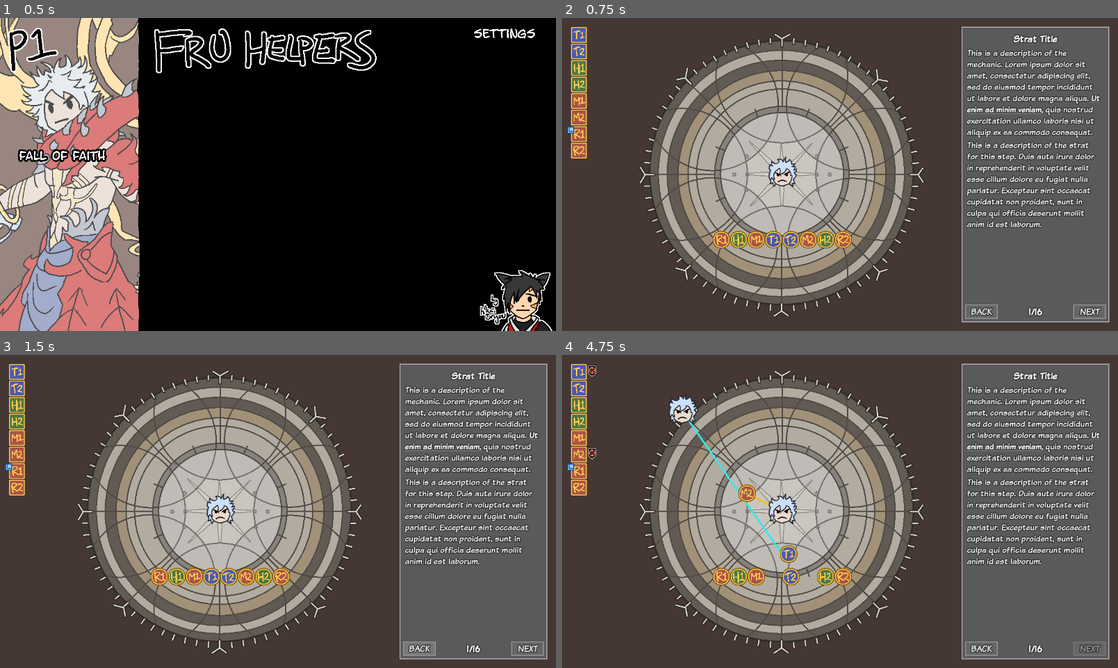
Above: before the commit, frames 1-4 (two rows, left to right).
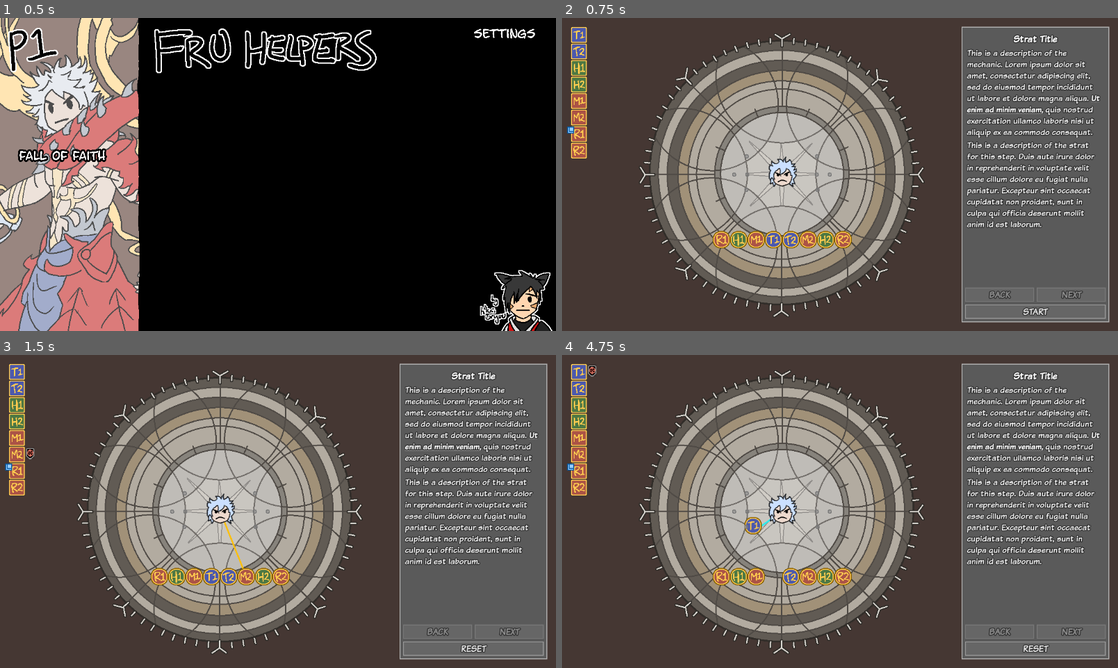
Above: after the commit, the same moments.

Repository: blastron/fru-helpers
Game: Godot game, scene res://main.tscn
Same seed, same stepped clock (60 frames per second), same inputs: the game is played once before the commit and once after it.
Inputs (mouse positions are in pixels of both pictures, inside the frame that each line leads up to):
- Up to frame 1 (0.5 s): no input
- Up to frame 2 (0.75 s): click "fall of faith" at 0.5 s
- Up to frame 3 (1.5 s): click (417, 649) at 1.25 s, where only the run before the commit has a clickable "BACK"
- Up to frame 4 (4.75 s): click (1034, 649) at 2 s, where only the run after the commit has a clickable "RESET"; click (1034, 649) at 2.75 s, where only the run after the commit has a clickable "START"; click (1090, 649) at 3.5 s, where only the run before the commit has a clickable "NEXT"; click (1034, 649) at 4.25 s, where only the run after the commit has a clickable "START"

Frame 1 is identical in both runs. In frame 2, 0.6% of the frame differs, in the area x 72-98%, y 86-97%; in frame 3, 0.7%; in frame 4, 1.7%, in the area x 4-98%, y 12-97%.
Error in both runs: Invalid access to property or key 'occupants' on a base object of type 'Control (Locator)'. (res://core/tokens/token.gd:121)

Commit message:
Start and reset buttons

Diff:
--- a/core/strat.gd
+++ b/core/strat.gd
@@ -2,12 +2,14 @@
 
 
 # UI elements
-@export var description_pane: DescriptionPane
+@export var _description_panel: DescriptionPanel
+
 
 # Layers
 @export var indicator_layer: Node2D
 @export var token_layer: Node2D
 @export var player_layer: Node2D
+
 
 # Subscene types
 @export var __player_token_type: PackedScene
@@ -66,12 +68,23 @@
 
 func _ready() -> void:
 	# Bind to signals from the description pane.
-	description_pane.next_button.pressed.connect(self._nav_next)
-	description_pane.prev_button.pressed.connect(self._nav_prev)
+	if _description_panel:
+		_description_panel.next_pressed.connect(self._nav_next)
+		_description_panel.prev_pressed.connect(self._nav_prev)
+		_description_panel.start_pressed.connect(self._nav_start)
+		_description_panel.reset_pressed.connect(self._nav_reset)
+
+		_description_panel.next_enabled = false
+		_description_panel.prev_enabled = false
+		_description_panel.start_enabled = false
 
 	# Bind to the on-click signals for all locators.
 	for locator: Locator in find_children("", "Locator"):
 		locator.on_clicked.connect(self.__locator_pressed)
+
+	# Reset player data.
+	for player_data in UserSettings.get_player_data():
+		player_data.reset_temporary_state()
 
 	# Create common objects from configuration data.
 	__create_player_tokens()
@@ -104,7 +117,9 @@
 func on_state_entered(new_step: int, new_state: int, previous_step: int, previous_state: int) -> void:
 	# Disable user input by default. Individual states should re-enable it as necessary.
 	__deactivate_locators()
-	description_pane.next_button.disabled = true
+	_description_panel.next_enabled = false
+	_description_panel.prev_enabled = false
+	_description_panel.start_enabled = false
 
 	match new_state:
 		State.SETTING_UP:
@@ -114,20 +129,26 @@
 		State.WAITING_FOR_DECISION:
 			__selected_locator = null
 
-			match _mode:
-				Mode.EXPLANATION:
-					# We're in explanation mode. Draw arrows indicating where each token should move next and wait for
-					#   the user to press the Next button.
-					description_pane.next_button.disabled = false
-					print("Waiting for next button press on step %d..." % new_step)
-				Mode.TUTORIAL, Mode.PRACTICE:
-					# Activate any locators associated with this step.
-					if __try_activate_locators():
-						print("Waiting for locator press on step %d..." % new_step)
-					else:
-						# No locators were activated, but we're still waiting for input. Show the Next button.
-						description_pane.next_button.disabled = false
+			if new_step == 0:
+				# We're on the first step. We always assume here that the strat has a first step that does nothing but
+				#   initial setup, and that no user decisions are actually necessary.
+				_description_panel.start_enabled = true
+				print("Waiting for start button press...")
+			else:
+				match _mode:
+					Mode.EXPLANATION:
+						# We're in explanation mode. Draw arrows indicating where each token should move next and wait
+						#   for the user to press the Next button.
+						_description_panel.next_enabled = true
 						print("Waiting for next button press on step %d..." % new_step)
+					Mode.TUTORIAL, Mode.PRACTICE:
+						# Activate any locators associated with this step.
+						if __try_activate_locators():
+							print("Waiting for locator press on step %d..." % new_step)
+						else:
+							# No locators were activated, but we're still waiting for input. Show the Next button.
+							_description_panel.next_enabled = true
+							print("Waiting for next button press on step %d..." % new_step)
 
 		State.PLAYER_MOVEMENT:
 			# Iterate through all players that have reported movement and move them to their selected locations.
@@ -259,14 +280,23 @@
 ##########
 
 
-func _nav_prev() -> void:
-	pass
-
-
 func _nav_next() -> void:
 	if _current_state == State.WAITING_FOR_DECISION:
 		# We were waiting for a movement decisision. The next button submits a decision of "no decision".
 		finish_state()
+
+
+func _nav_prev() -> void:
+	pass
+
+
+func _nav_start() -> void:
+	# We assume here that the start button is being shown because clicking start is the step to clear the state.
+	finish_state()
+
+
+func _nav_reset() -> void:
+	get_tree().reload_current_scene()
 
 
 ##########
--- a/core/tokens/player/player_data.gd
+++ b/core/tokens/player/player_data.gd
@@ -219,6 +219,12 @@
 	return _buff_instances[buff] if _buff_instances.has(buff) else null
 
 
+func reset_temporary_state() -> void:
+	for buff in get_active_buffs():
+		remove_buff(buff)
+	dead = false
+
+
 ##########
 ## Death
 ##########
--- a/p1/fof/fof.gd
+++ b/p1/fof/fof.gd
@@ -16,6 +16,7 @@
 @export var _clone_1: Thancred
 @export var _clone_2: Thancred
 @export var _clone_3: Thancred
+
 
 @export_group("Locators - Mechanic")
 @export var _conga_spot_locators: Array[Locator]
--- a/p1/fof/fof.tscn
+++ b/p1/fof/fof.tscn
@@ -7,7 +7,7 @@
 [ext_resource type="Script" path="res://core/buffs/buff_data.gd" id="3_2oohq"]
 [ext_resource type="Texture2D" uid="uid://d2ccenfxq8bv3" path="res://ui/party_list/buffs/common_icons/ruin_ddown.png" id="4_0qiq2"]
 [ext_resource type="PackedScene" uid="uid://thw6548celuv" path="res://p1/tokens/thancred.tscn" id="4_ejpbr"]
-[ext_resource type="PackedScene" uid="uid://blp7ojt3267u1" path="res://ui/description/description.tscn" id="4_yx3t5"]
+[ext_resource type="PackedScene" uid="uid://blp7ojt3267u1" path="res://ui/description/description_panel.tscn" id="4_yx3t5"]
 [ext_resource type="Texture2D" uid="uid://cyqs48e0js1fb" path="res://ui/party_list/buffs/common_icons/magic_vuln.png" id="5_bp7kr"]
 [ext_resource type="PackedScene" uid="uid://dwfl3kiyj4lvj" path="res://core/locators/locator.tscn" id="5_txyax"]
 [ext_resource type="PackedScene" uid="uid://dqir6acd01442" path="res://ui/party_list/party_list.tscn" id="6_auodc"]
@@ -24,7 +24,7 @@
 script = ExtResource("3_2oohq")
 icon = ExtResource("5_bp7kr")
 
-[node name="root" type="Node2D" node_paths=PackedStringArray …(217 unchanged characters)… or_east_north", "_locator_east_south", "description_pane", "indicator_layer", "token_layer", "player_layer")]
+[node name="root" type="Node2D" node_paths=PackedStringArray …(217 unchanged characters)… or_east_north", "_locator_east_south", "_description_panel", "indicator_layer", "token_layer", "player_layer")]
 script = ExtResource("1_r0yxp")
 _thancred = NodePath("CanvasLayer/arena/token_layer/thancred")
 _clone_1 = NodePath("CanvasLayer/arena/token_layer/clone NW")
@@ -42,7 +42,7 @@
 _prey_debuff = SubResource("Resource_hkluy")
 _ruin_debuff = SubResource("Resource_m5kkb")
 _mvuln_debuff = SubResource("Resource_f71fd")
-description_pane = NodePath("CanvasLayer/description")
+_description_panel = NodePath("CanvasLayer/description")
 indicator_layer = NodePath("CanvasLayer/arena/indicator_layer")
 token_layer = NodePath("CanvasLayer/arena/token_layer")
 player_layer = NodePath("CanvasLayer/arena/token_layer/player_layer")
--- a/ui/description/description.gd
+++ /dev/null
@@ -1,7 +0,0 @@
-class_name DescriptionPane extends Control
-
-@export var mechanic_description: RichTextLabel
-@export var strat_description: RichTextLabel
-@export var next_button: Button
-@export var prev_button: Button
-@export var step_counter: Label
--- /dev/null
+++ b/ui/description/description_panel.gd
@@ -0,0 +1,41 @@
+class_name DescriptionPanel extends Control
+
+
+@export var _title: Label
+@export var _mechanic_description: RichTextLabel
+@export var _strat_description: RichTextLabel
+@export var _next_button: Button
+@export var _prev_button: Button
+@export var _start_button: Button
+@export var _reset_button: Button
+
+
+var next_enabled: bool:
+	get: return not _next_button.disabled if _next_button else false
+	set(value): if _next_button: _next_button.disabled = not value
+
+
+var prev_enabled: bool:
+	get: return not _prev_button.disabled if _prev_button else false
+	set(value): if _prev_button: _prev_button.disabled = not value
+
+
+# Whether the start button is enabled. If it is not, then the reset button is enabled.
+var start_enabled: bool:
+	get: return _start_button.visible if _start_button else false
+	set(value):
+		if _start_button: _start_button.visible = value
+		if _reset_button: _reset_button.visible = not value
+
+
+signal next_pressed()
+signal prev_pressed()
+signal start_pressed()
+signal reset_pressed()
+
+
+func _ready() -> void:
+	if _next_button: _next_button.pressed.connect(func(): next_pressed.emit())
+	if _prev_button: _prev_button.pressed.connect(func(): prev_pressed.emit())
+	if _start_button: _start_button.pressed.connect(func(): start_pressed.emit())
+	if _reset_button: _reset_button.pressed.connect(func(): reset_pressed.emit())
--- a/ui/description/description.tscn
+++ b/ui/description/description_panel.tscn
@@ -1,9 +1,9 @@
 [gd_scene load_steps=3 format=3 uid="uid://blp7ojt3267u1"]
 
 [ext_resource type="Theme" uid="uid://iyl3cwffycsv" path="res://ui/description/description.tres" id="1_bly2k"]
-[ext_resource type="Script" path="res://ui/description/description.gd" id="2_ctigi"]
+[ext_resource type="Script" path="res://ui/description/description_panel.gd" id="2_ctigi"]
 
-[node name="description" type="PanelContainer" node_paths=PackedStringArray("mechanic_description", "strat_description", "next_button", "prev_button", "step_counter")]
+[node name="description" type="PanelContainer" node_paths=PackedStringArray("_title", "_mechanic_description", "_strat_description", "_next_button", "_prev_button", "_start_button", "_reset_button")]
 anchors_preset = 6
 anchor_left = 1.0
 anchor_top = 0.5
@@ -17,15 +17,18 @@
 grow_vertical = 2
 theme = ExtResource("1_bly2k")
 script = ExtResource("2_ctigi")
-mechanic_description = NodePath("VBoxContainer/ScrollContainer/text layout/mechanic_description")
-strat_description = NodePath("VBoxContainer/ScrollContainer/text layout/strat_description")
-next_button = NodePath("VBoxContainer/HBoxContainer/next_button")
-prev_button = NodePath("VBoxContainer/HBoxContainer/prev_button")
-step_counter = NodePath("VBoxContainer/HBoxContainer/step_counter")
+_title = NodePath("VBoxContainer/ScrollContainer/text layout/title")
+_mechanic_description = NodePath("VBoxContainer/ScrollContainer/text layout/mechanic_description")
+_strat_description = NodePath("VBoxContainer/ScrollContainer/text layout/strat_description")
+_next_button = NodePath("VBoxContainer/HBoxContainer/next_button")
+_prev_button = NodePath("VBoxContainer/HBoxContainer/prev_button")
+_start_button = NodePath("VBoxContainer/HBoxContainer2/start_button")
+_reset_button = NodePath("VBoxContainer/HBoxContainer2/reset_button")
 
 [node name="VBoxContainer" type="VBoxContainer" parent="."]
 layout_mode = 2
 theme = ExtResource("1_bly2k")
+theme_override_constants/separation = 6
 
 [node name="ScrollContainer" type="ScrollContainer" parent="VBoxContainer"]
 layout_mode = 2
@@ -37,7 +40,7 @@
 size_flags_vertical = 3
 theme = ExtResource("1_bly2k")
 
-[node name="Label" type="Label" parent="VBoxContainer/ScrollContainer/text layout"]
+[node name="title" type="Label" parent="VBoxContainer/ScrollContainer/text layout"]
 layout_mode = 2
 text = "Strat Title"
 horizontal_alignment = 1
@@ -61,24 +64,41 @@
 [node name="HBoxContainer" type="HBoxContainer" parent="VBoxContainer"]
 layout_mode = 2
 theme = ExtResource("1_bly2k")
+theme_override_constants/separation = 6
 
 [node name="prev_button" type="Button" parent="VBoxContainer/HBoxContainer"]
 custom_minimum_size = Vector2(75, 0)
 layout_mode = 2
+size_flags_horizontal = 3
 focus_mode = 0
 theme = ExtResource("1_bly2k")
 text = "BACK"
 
-[node name="step_counter" type="Label" parent="VBoxContainer/HBoxContainer"]
-layout_mode = 2
-size_flags_horizontal = 3
-text = "1/16"
-horizontal_alignment = 1
-vertical_alignment = 1
-
 [node name="next_button" type="Button" parent="VBoxContainer/HBoxContainer"]
 custom_minimum_size = Vector2(75, 0)
 layout_mode = 2
+size_flags_horizontal = 3
 focus_mode = 0
 theme = ExtResource("1_bly2k")
 text = "NEXT"
+
+[node name="HBoxContainer2" type="HBoxContainer" parent="VBoxContainer"]
+layout_mode = 2
+theme = ExtResource("1_bly2k")
+theme_override_constants/separation = 6
+
+[node name="reset_button" type="Button" parent="VBoxContainer/HBoxContainer2"]
+custom_minimum_size = Vector2(75, 0)
+layout_mode = 2
+size_flags_horizontal = 3
+focus_mode = 0
+theme = ExtResource("1_bly2k")
+text = "RESET"
+
+[node name="start_button" type="Button" parent="VBoxContainer/HBoxContainer2"]
+custom_minimum_size = Vector2(75, 0)
+layout_mode = 2
+size_flags_horizontal = 3
+focus_mode = 0
+theme = ExtResource("1_bly2k")
+text = "START"
